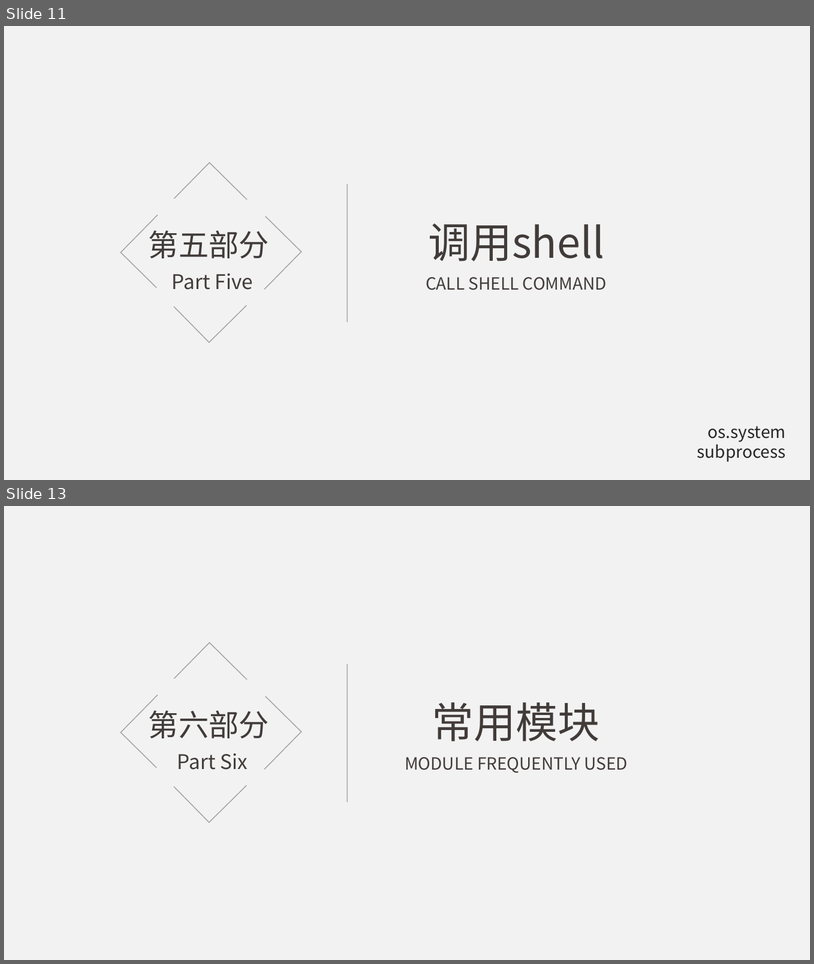
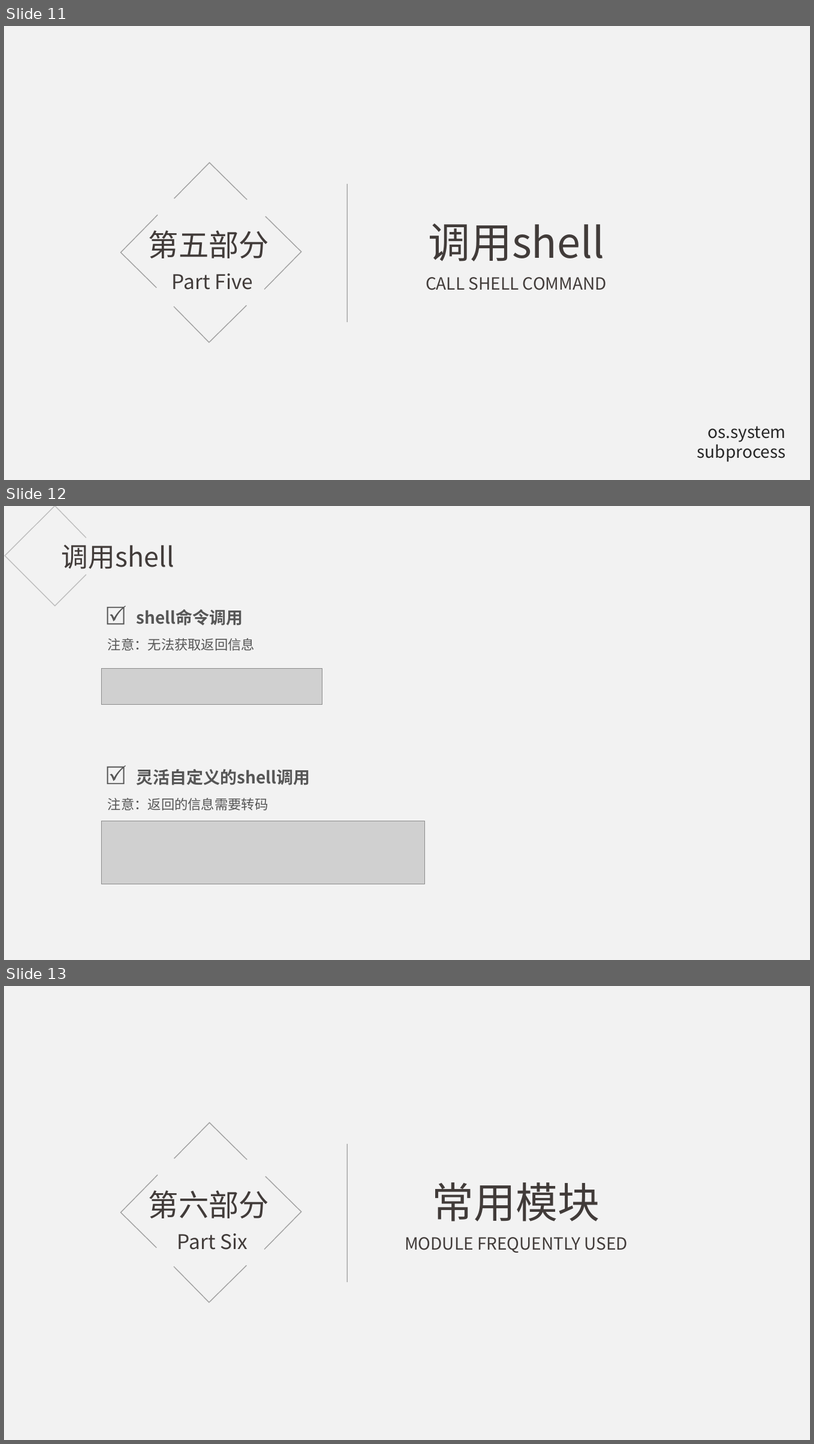
Before and after one commit to hanchuanchuan/goInception, a slide deck: python.pptx. Shown one above the other, each under a label of ours: slides 11 and 13 before the commit, slides 11, 12 and 13 after it; the slides between them are not shown. The pictures are 814x964 and 814x1444 pixels, drawn with LibreOffice and Linux fonts; fonts in the diff are those of the drawing; grey boxes stand for pictures. Boxes give left, top, right and bottom in pixels: in the first picture for what was removed or moved away, otherwise in the second. Text is boxed around its words. In the diff, an @@ line names an element or a change of style, - is before the commit and + after.

```diff
--- a/python.pptx
+++ b/python.pptx
@@ slide 12 added at [4, 506, 810, 960], background #FFFFFF; not listed: 1 template element that a slide beside it also shows @@
@@ freeform shape added at [5, 506, 86, 606], outline #808080 1 pt @@
@@ text added at [62, 544, 174, 569], 32 pt, text #413B39 @@
+调用shell
@@ freeform shape added at [107, 606, 126, 625], fill #565656 @@
@@ text added at [137, 609, 243, 625], 20 pt, text #565656, bold @@
+shell命令调用
@@ text added at [108, 638, 255, 651], 16 pt, text #565656 @@
+注意：无法获取返回信息
@@ picture added at [102, 668, 323, 705] @@
@@ freeform shape added at [107, 766, 126, 784], fill #565656 @@
@@ text added at [136, 769, 310, 785], 20 pt, text #565656, bold @@
+灵活自定义的shell调用
@@ text added at [108, 798, 269, 810], 16 pt, text #565656 @@
+注意：返回的信息需要转码
@@ picture added at [102, 820, 425, 883] @@
```
Also in this commit, not shown: 1 slide removed, 5 other files.
